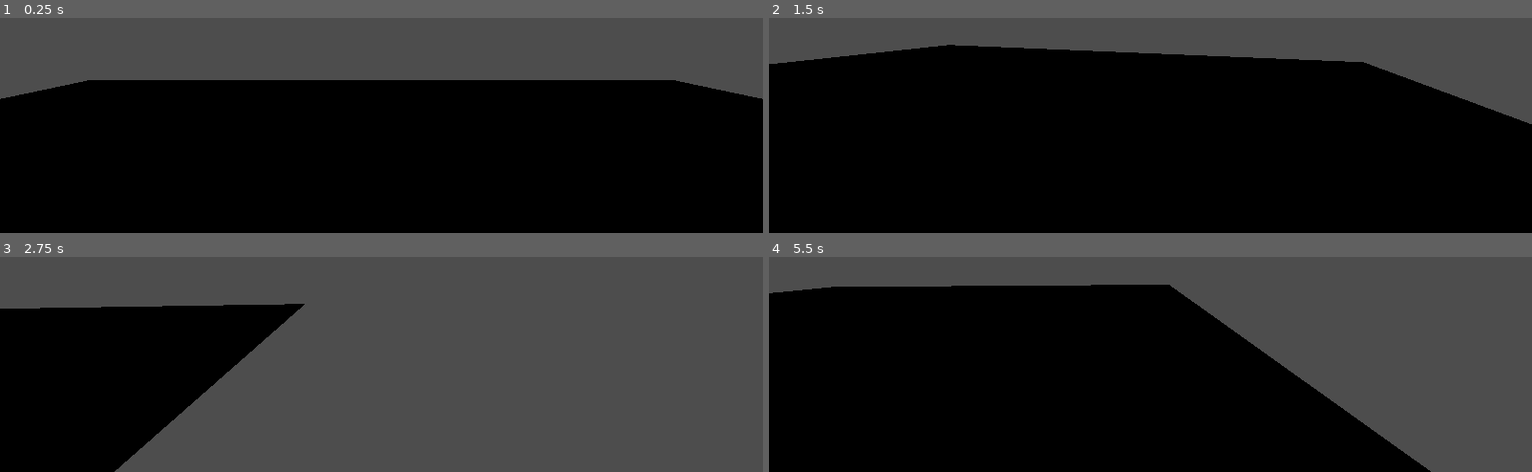
Above: before the commit, frames 1-4 (two rows, left to right).
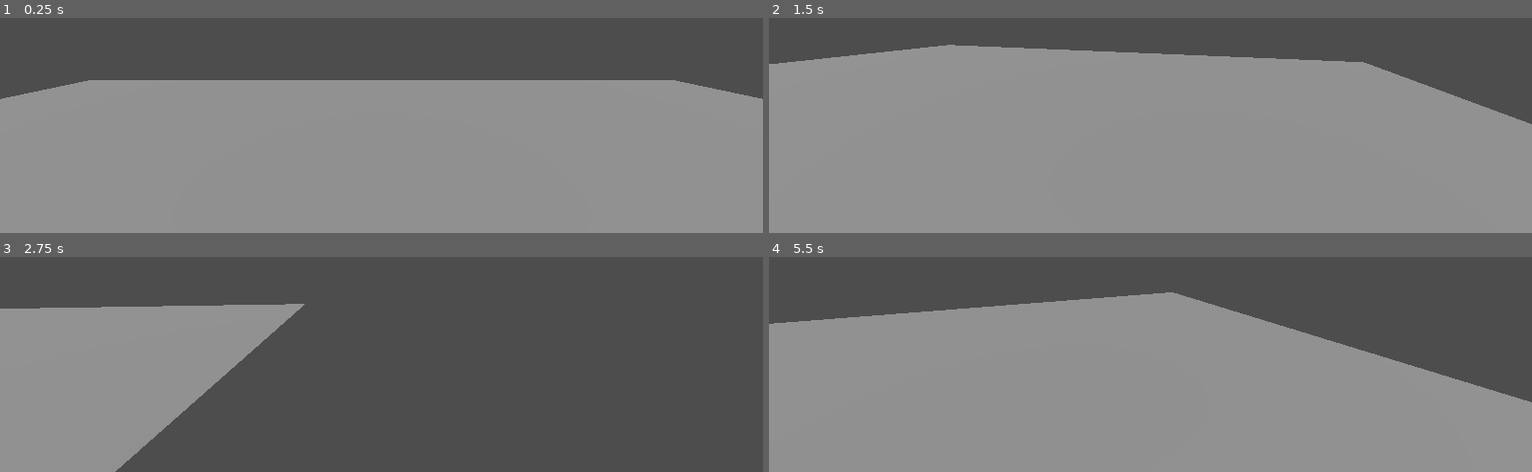
Above: after the commit, the same moments.

Repository: Ant-0verlord/Orbital_Drop
Game: Godot game, scene res://Scenes/Player.tscn
Same seed, same stepped clock (60 frames per second), same inputs: the game is played once before the commit and once after it. This scene is started directly instead of the project's main scene.
Inputs (mouse positions are in pixels of both pictures, inside the frame that each line leads up to):
- Up to frame 1 (0.25 s): no input
- Up to frame 2 (1.5 s): move the mouse to (outside the picture) at 0.52 s; hold D (Walk_Right) 0.53-1.28 s; tap W (Walk_Front) at 0.6, 1.35 s; move the mouse to (1112, 20) at 1.27 s; hold S (Walk_Back) from 1.28 s (still down)
- Up to frame 3 (2.75 s): move the mouse to (outside the picture) at 2.02 s; release S (Walk_Back) at 2.03 s; hold D (Walk_Right) from 2.03 s (still down); tap W (Walk_Front) at 2.1 s
- Up to frame 4 (5.5 s): move the mouse to (1142, 263) at 2.77 s; tap W (Walk_Front) every 0.75 s from 2.85 to 5.1 s; move the mouse to (1203, 263) at 3.52 s; release D (Walk_Right) at 3.53 s; hold A (Walk_Left) 3.53-5.03 s; tap Escape (Pause, bound only after the commit) at 4.15 s; move the mouse to (outside the picture) at 4.27 s; move the mouse to (1158, 257) at 5.02 s; hold S (Walk_Back) from 5.03 s (still down)

The runs differ from the first frame. In frame 1, 70% of the frame differs, in the area x 0-100%, y 28-100%; in frame 2, 79%, in the area x 0-100%, y 12-100%; in frame 3, 21%; in frame 4, 73%.

Commit message:
Player improved

Diff:
--- a/Scenes/Player.tscn
+++ b/Scenes/Player.tscn
@@ -1,55 +1,6 @@
 [gd_scene format=3 uid="uid://cwcetb2j4yciv"]
 
-[sub_resource type="GDScript" id="GDScript_qbkls"]
-script/source = "extends CharacterBody3D
-
-const SPEED = 7.5
-const SENSITIVITY = 0.005 # Mouse sensitivity
-
-@onready var camera = $Camera3D
-
-var look_dir: Vector2
-
-func _ready() -> void:
-	# Locks the mouse to the center of the screen
-	Input.mouse_mode = Input.MOUSE_MODE_CAPTURED
-
-func _input(event: InputEvent) -> void:
-	# Capture mouse movement
-	if event is InputEventMouseMotion:
-		look_dir = event.relative
-
-func _physics_process(delta: float) -> void:
-	# Add the gravity
-	if not is_on_floor():
-		velocity += get_gravity() * delta
-
-	# Handle Movement
-	var input_dir := Input.get_vector(\"Walk_Left\", \"Walk_Right\", \"Walk_Front\", \"Walk_Back\")
-	var direction := (transform.basis * Vector3(input_dir.x, 0, input_dir.y)).normalized()
-
-	if direction:
-		velocity.x = direction.x * SPEED
-		velocity.z = direction.z * SPEED
-	else:
-		velocity.x = move_toward(velocity.x, 0, SPEED)
-		velocity.z = move_toward(velocity.z, 0, SPEED)
-
-	# Handle Camera Rotation
-	_rotate_camera()
-
-	move_and_slide()
-
-func _rotate_camera() -> void:
-	# Rotate the character body on the Y axis
-	rotate_y(-look_dir.x * SENSITIVITY)
-
-	# Rotate the camera on the X axis
-	camera.rotation.x = clamp(camera.rotation.x - look_dir.y * SENSITIVITY, -1.5, 1.5)
-
-	# Reset look_dir to prevent infinite spinning
-	look_dir = Vector2.ZERO
-"
+[ext_resource type="Script" uid="uid://bos2s6bhm185j" path="res://Scripts/Player.gd" id="1_rpqav"]
 
 [sub_resource type="CapsuleShape3D" id="CapsuleShape3D_rpqav"]
 
@@ -66,7 +17,7 @@
 
 [node name="CharacterBody3D" type="CharacterBody3D" parent="." unique_id=1933271533]
 transform = Transform3D(1, 0, 0, 0, 1, 0, 0, 0, 1, 0, 1.6566827, 0)
-script = SubResource("GDScript_qbkls")
+script = ExtResource("1_rpqav")
 
 [node name="Camera3D" type="Camera3D" parent="CharacterBody3D" unique_id=501669847]
 transform = Transform3D(1, 0, 0, 0, 1, 0, 0, 0, 1, 0, 0.73941475, -0.43672204)
@@ -81,7 +32,13 @@
 physics_material_override = SubResource("PhysicsMaterial_qbkls")
 
 [node name="MeshInstance3D" type="MeshInstance3D" parent="StaticBody3D" unique_id=841605066]
+transform = Transform3D(1, 0, 0, 0, 1, 0, 0, 0, 1, 0.0073008537, 1.1920929e-07, 0.002600193)
 mesh = SubResource("PlaneMesh_rpqav")
 
 [node name="CollisionShape3D" type="CollisionShape3D" parent="StaticBody3D" unique_id=1213845397]
 shape = SubResource("WorldBoundaryShape3D_kyqiw")
+
+[node name="DirectionalLight3D" type="DirectionalLight3D" parent="." unique_id=474208009]
+transform = Transform3D(1, 0, 0, 0, 0.29825798, 0.95448536, 0, -0.95448536, 0.29825798, 0, 4.922046, -2.8913944)
+shadow_enabled = true
+shadow_bias = 0.0
--- /dev/null
+++ b/Scripts/Player.gd
@@ -0,0 +1,49 @@
+extends CharacterBody3D
+
+const SPEED = 7.5
+const SENSITIVITY = 0.005
+
+@onready var camera = $Camera3D
+
+# Default to true since we capture the mouse in _ready()
+var capMouse = true
+var look_dir: Vector2
+
+func _ready() -> void:
+	Input.mouse_mode = Input.MOUSE_MODE_CAPTURED
+
+func _input(event: InputEvent) -> void:
+	# Only capture mouse motion if the mouse is actually captured
+	if capMouse and event is InputEventMouseMotion:
+		look_dir = event.relative
+
+func _physics_process(delta: float) -> void:
+	if not is_on_floor():
+		velocity += get_gravity() * delta
+
+	# Handle Pause/Toggle
+	# Note: Ensure you have an action named "pause" in Input Map
+	if Input.is_action_just_pressed("Pause"):
+		capMouse = !capMouse
+		Input.mouse_mode = Input.MOUSE_MODE_CAPTURED if capMouse else Input.MOUSE_MODE_VISIBLE
+
+	# Handle Movement (only if mouse is captured)
+	if capMouse:
+		var input_dir := Input.get_vector("Walk_Left", "Walk_Right", "Walk_Front", "Walk_Back")
+		var direction := (transform.basis * Vector3(input_dir.x, 0, input_dir.y)).normalized()
+
+		if direction:
+			velocity.x = direction.x * SPEED
+			velocity.z = direction.z * SPEED
+		else:
+			velocity.x = move_toward(velocity.x, 0, SPEED)
+			velocity.z = move_toward(velocity.z, 0, SPEED)
+
+		_rotate_camera()
+
+	move_and_slide()
+
+func _rotate_camera() -> void:
+	rotate_y(-look_dir.x * SENSITIVITY)
+	camera.rotation.x = clamp(camera.rotation.x - look_dir.y * SENSITIVITY, -1.5, 1.5)
+	look_dir = Vector2.ZERO
--- /dev/null
+++ b/Scripts/new_gd_script.gd
@@ -0,0 +1,49 @@
+extends CharacterBody3D
+
+const SPEED = 7.5
+const SENSITIVITY = 0.005
+
+@onready var camera = $Camera3D
+
+# Default to true since we capture the mouse in _ready()
+var capMouse = true
+var look_dir: Vector2
+
+func _ready() -> void:
+	Input.mouse_mode = Input.MOUSE_MODE_CAPTURED
+
+func _input(event: InputEvent) -> void:
+	# Only capture mouse motion if the mouse is actually captured
+	if capMouse and event is InputEventMouseMotion:
+		look_dir = event.relative
+
+func _physics_process(delta: float) -> void:
+	if not is_on_floor():
+		velocity += get_gravity() * delta
+
+	# Handle Pause/Toggle
+	# Note: Ensure you have an action named "pause" in Input Map
+	if Input.is_action_just_pressed("Pause"):
+		capMouse = !capMouse
+		Input.mouse_mode = Input.MOUSE_MODE_CAPTURED if capMouse else Input.MOUSE_MODE_VISIBLE
+
+	# Handle Movement (only if mouse is captured)
+	if capMouse:
+		var input_dir := Input.get_vector("Walk_Left", "Walk_Right", "Walk_Front", "Walk_Back")
+		var direction := (transform.basis * Vector3(input_dir.x, 0, input_dir.y)).normalized()
+
+		if direction:
+			velocity.x = direction.x * SPEED
+			velocity.z = direction.z * SPEED
+		else:
+			velocity.x = move_toward(velocity.x, 0, SPEED)
+			velocity.z = move_toward(velocity.z, 0, SPEED)
+
+		_rotate_camera()
+
+	move_and_slide()
+
+func _rotate_camera() -> void:
+	rotate_y(-look_dir.x * SENSITIVITY)
+	camera.rotation.x = clamp(camera.rotation.x - look_dir.y * SENSITIVITY, -1.5, 1.5)
+	look_dir = Vector2.ZERO
--- a/project.godot
+++ b/project.godot
@@ -36,6 +36,11 @@
 "events": [Object(InputEventKey,"resource_local_to_scene":false,"resource_name":"","device":-1,"window_id":0,"alt_press …(192 unchanged characters)…
 ]
 }
+Pause={
+"deadzone": 0.2,
+"events": [Object(InputEventKey,"resource_local_to_scene":false,"resource_name":"","device":-1,"window_id":0,"alt_pressed":false,"shift_pressed":false,"ctrl_pressed":false,"meta_pressed":false,"pressed":false,"keycode":0,"physical_keycode":4194305,"key_label":0,"unicode":0,"location":0,"echo":false,"script":null)
+]
+}
 
 [physics]
 
Not shown, added: Scripts/Player.gd.uid
Not shown, added: Scripts/new_gd_script.gd.uid
